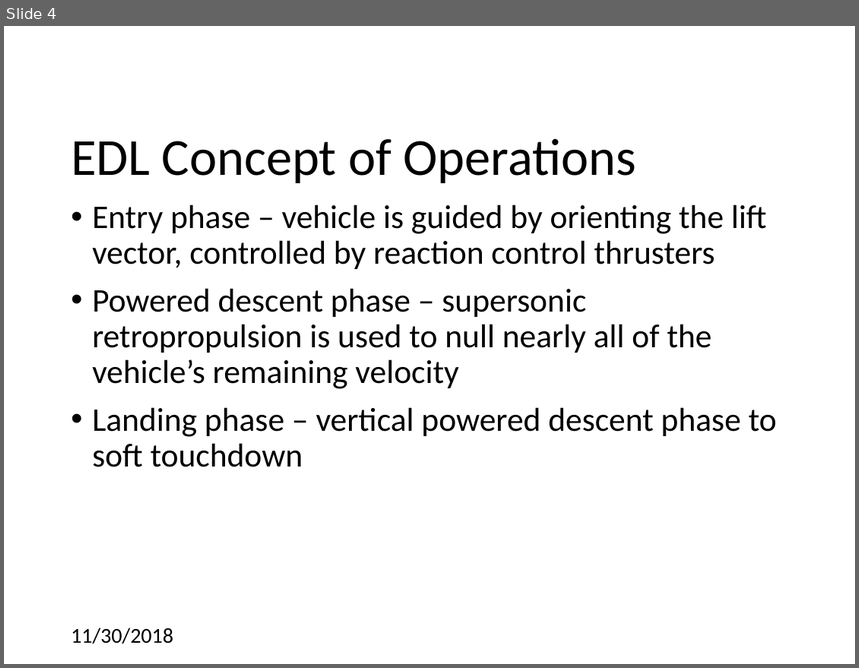
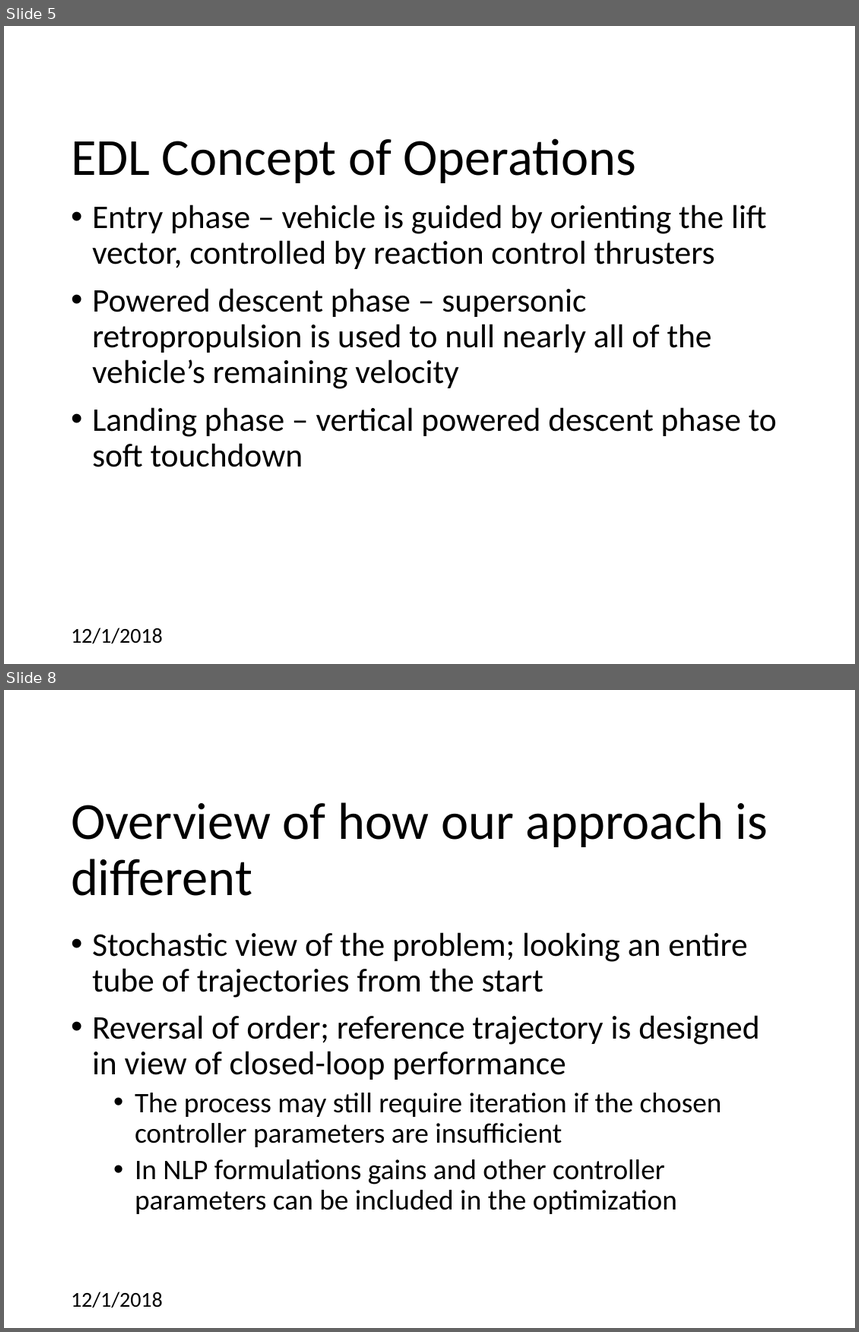
Before and after one commit to CDNoyes/EDL-Py, a slide deck: Documents/Qual Exam.pptx. Shown one above the other, each under a label of ours: slide 4 before the commit, slides 5 and 8 after it; the slides between them are not shown. The pictures are 859x668 and 859x1332 pixels, drawn with LibreOffice and Linux fonts; fonts in the diff are those of the drawing; background and template pictures are left out. Boxes give left, top, right and bottom in pixels: in the first picture for what was removed or moved away, otherwise in the second. Text is boxed around its words. In the diff, an @@ line names an element or a change of style, - is before the commit and + after.

```diff
--- a/Documents/Qual Exam.pptx
+++ b/Documents/Qual Exam.pptx
@@ slide 8 added at [4,690,855,1328], background #FFFFFF @@
@@ title added at [71,802,768,896], 44 pt, text #000000 @@
+Overview of how our approach is different
@@ text added at [92,932,759,1214], 24 pt, text #000000 @@
+• Stochastic view of the problem; looking an entire tube of trajectories from the start
+• Reversal of order; reference trajectory is designed in view of closed-loop performance
+  • The process may still require iteration if the chosen controller parameters are insufficient
+  • In NLP formulations gains and other controller parameters can be included in the optimization
@@ text added at [71,1292,163,1309], 18 pt, text #000000 @@
+12/1/2018
@@ what was slide 4 is now slide 5 @@
@@ slide 5 changed as well @@
@@ text at [71,628,163,645]: text changed @@
-11/30/2018
+12/1/2018
```
Also in this commit, not shown: 32 other slides changed, 6 other slides added, 1 other file.
